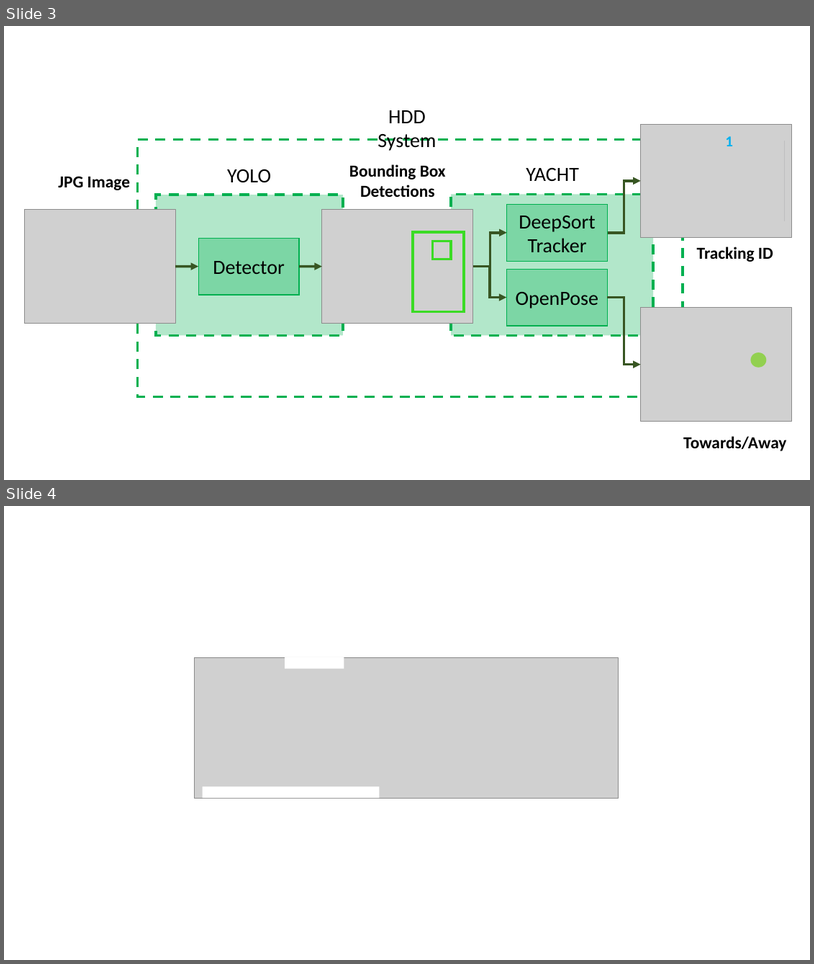
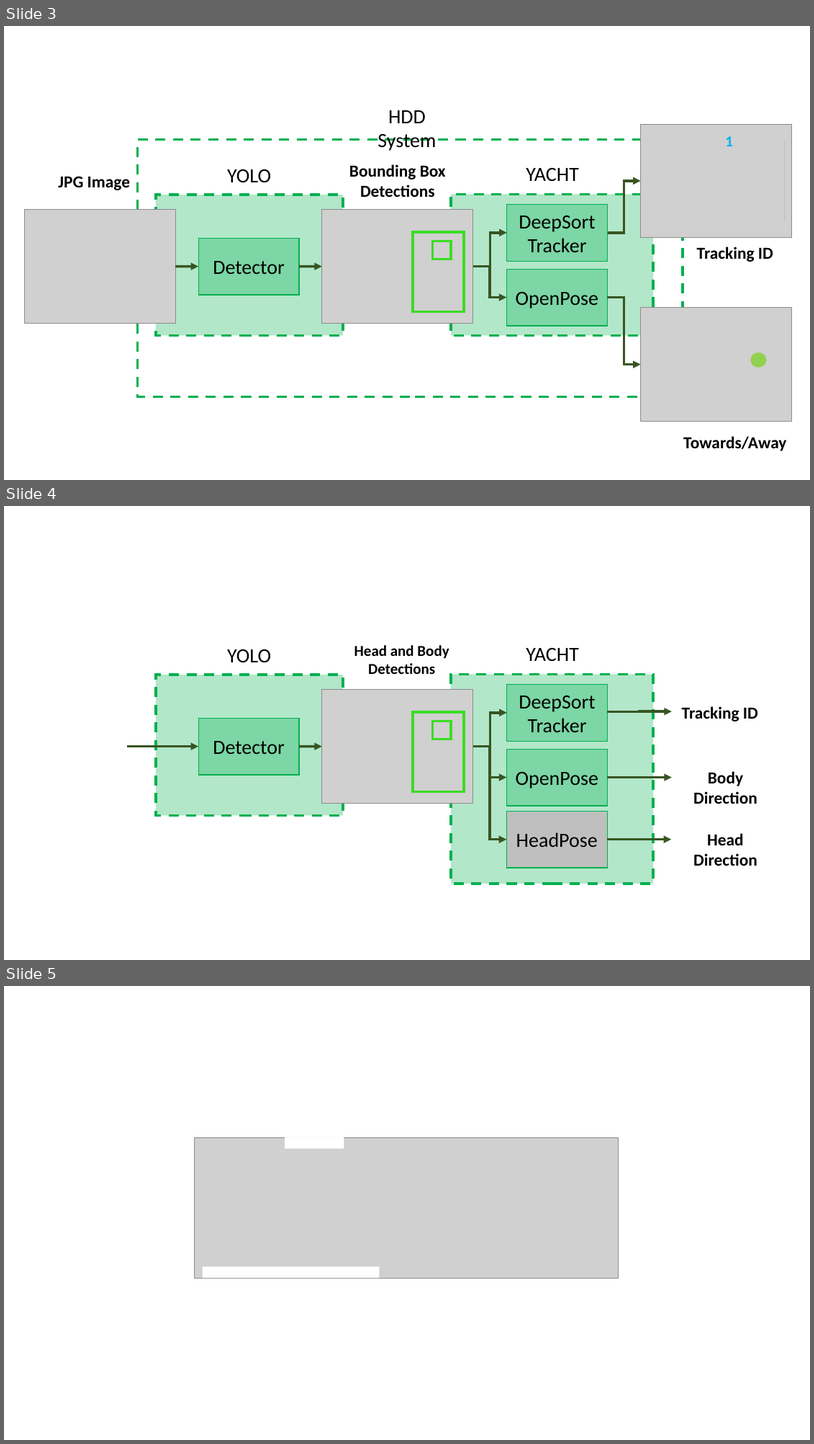
Before and after one commit to alaksana96/FinalYearProject, a slide deck: FinalReport/img/chapter4_analysis/Diagrams.pptx. Shown one above the other, each under a label of ours: slides 3 and 4 before the commit, slides 3, 4 and 5 after it. The pictures are 814x964 and 814x1444 pixels, drawn with LibreOffice and Linux fonts; fonts in the diff are those of the drawing; grey boxes stand for pictures. Boxes give left, top, right and bottom in pixels: in the first picture for what was removed or moved away, otherwise in the second. Text is boxed around its words. In the diff, an @@ line names an element or a change of style, - is before the commit and + after.

```diff
--- a/FinalReport/img/chapter4_analysis/Diagrams.pptx
+++ b/FinalReport/img/chapter4_analysis/Diagrams.pptx
@@ slide 4 added at [4, 506, 810, 960], background #FFFFFF @@
@@ text added at [227, 649, 271, 662], 24 pt, text #000000 @@
+YOLO
@@ text added at [355, 645, 449, 674], 18 pt, text #000000, bold @@
+Head and Body Detections
@@ text added at [526, 648, 579, 662], 24 pt, text #000000 @@
+YACHT
@@ rectangle added at [156, 674, 343, 816], fill #00B050 at 30% opacity, outline #00B050 3 pt dashed @@
@@ rectangle added at [451, 674, 653, 883], fill #00B050 at 30% opacity, outline #00B050 3 pt dashed @@
@@ picture added at [322, 690, 473, 803] @@
@@ rectangle added at [507, 685, 608, 741], fill #00B050 at 30% opacity, outline #00B050 1 pt, 24 pt, text #000000 @@
+DeepSort
+Tracker
@@ rectangle added at [199, 718, 300, 775], fill #00B050 at 30% opacity, outline #00B050 1 pt, 24 pt, text #000000 @@
+Detector
@@ rectangle added at [413, 712, 464, 792], outline #3BDB25 3 pt @@
@@ rectangle added at [433, 721, 452, 739], outline #3BDB25 3 pt @@
@@ elbow arrow added from (473, 746) to (507, 713), #385723 3 pt @@
@@ elbow arrow added from (608, 712) to (672, 712), #385723 3 pt @@
@@ text added at [682, 706, 759, 721], 20 pt, text #000000, bold @@
+Tracking ID
@@ arrow added from (127, 746) to (199, 746), #385723 3 pt @@
@@ arrow added from (299, 746) to (322, 746), #385723 3 pt @@
@@ elbow arrow added from (473, 746) to (507, 777), #385723 3 pt @@
@@ elbow arrow added from (473, 746) to (507, 839), #385723 3 pt @@
@@ rectangle added at [507, 749, 608, 806], fill #00B050 at 30% opacity, outline #00B050 1 pt, 24 pt, text #000000 @@
+OpenPose
@@ elbow arrow added from (608, 777) to (672, 777), #385723 3 pt @@
@@ text added at [694, 771, 758, 803], 20 pt, text #000000, bold @@
+Body Direction
@@ rectangle added at [507, 811, 608, 867], fill #BFBFBF, outline #00B050 1 pt, 24 pt, text #000000 @@
+HeadPose
@@ elbow arrow added from (607, 839) to (672, 839), #385723 3 pt @@
@@ text added at [694, 833, 758, 865], 20 pt, text #000000, bold @@
+Head Direction
@@ what was slide 4 is now slide 5 @@
```
Also in this commit, not shown: 1 slide changed, 4 other files.
